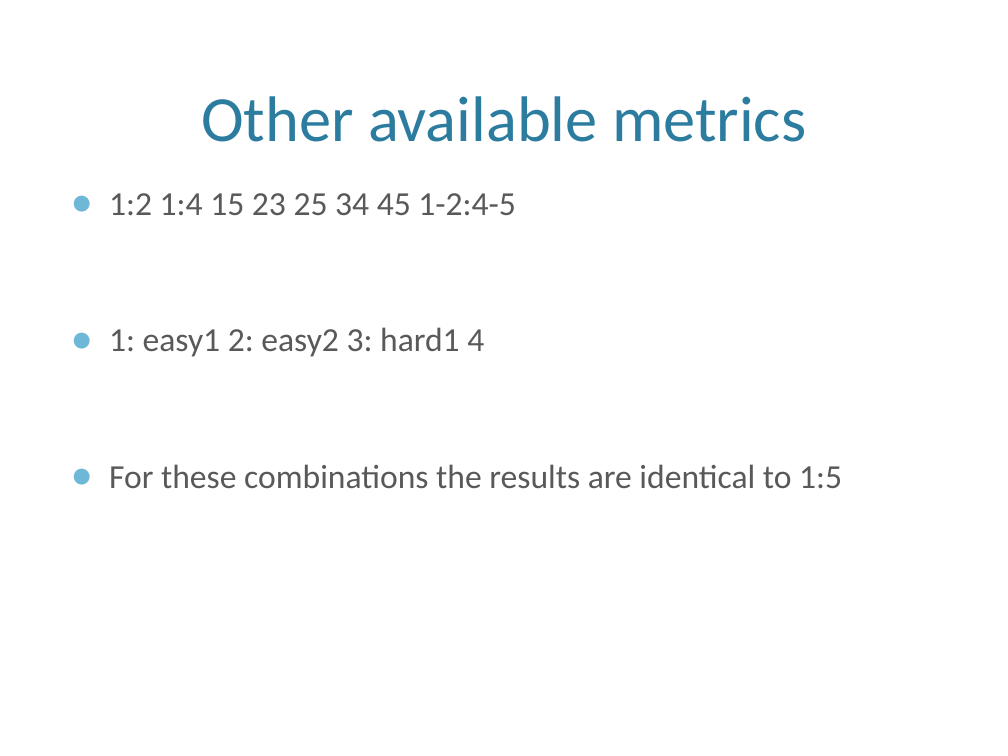
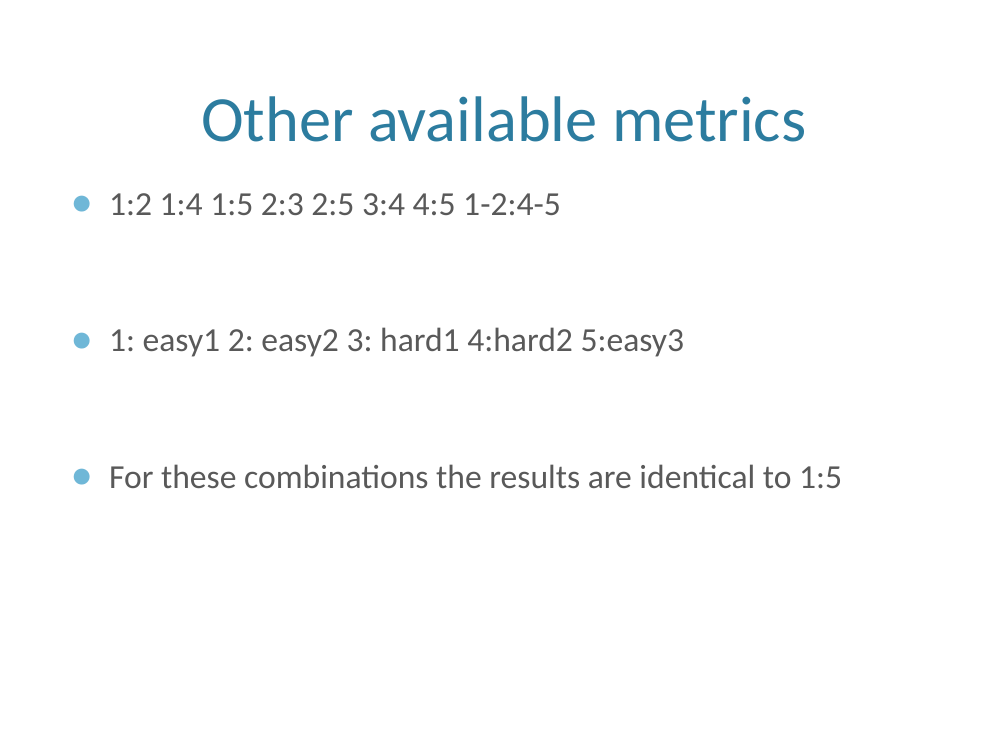
Before and after one commit to leolincoln/athelets, a slide deck: slide 13 of Texts/Atheletes_clustering.pptx (slide 18 before the commit). Drawn at 1008x756 pixels with LibreOffice and Linux fonts; fonts in the diff are those of the drawing; background and template pictures are left out. Boxes give left, top, right and bottom in pixels: in the first picture for what was removed or moved away, otherwise in the second. Text is boxed around its words. In the diff, an @@ line names an element or a change of style, - is before the commit and + after.

```diff
--- a/Texts/Atheletes_clustering.pptx
+++ b/Texts/Atheletes_clustering.pptx
@@ text at [109, 193, 685, 357]: text changed @@
-● 1:2 1:4 15 23 25 34 45 1-2:4-5
-● 1: easy1 2: easy2 3: hard1 4
+● 1:2 1:4 1:5 2:3 2:5 3:4 4:5 1-2:4-5
+● 1: easy1 2: easy2 3: hard1 4:hard2 5:easy3
```
Also in this commit, not shown: 9 other slides changed, 1 slide added, 6 slides removed, 9 other files.
